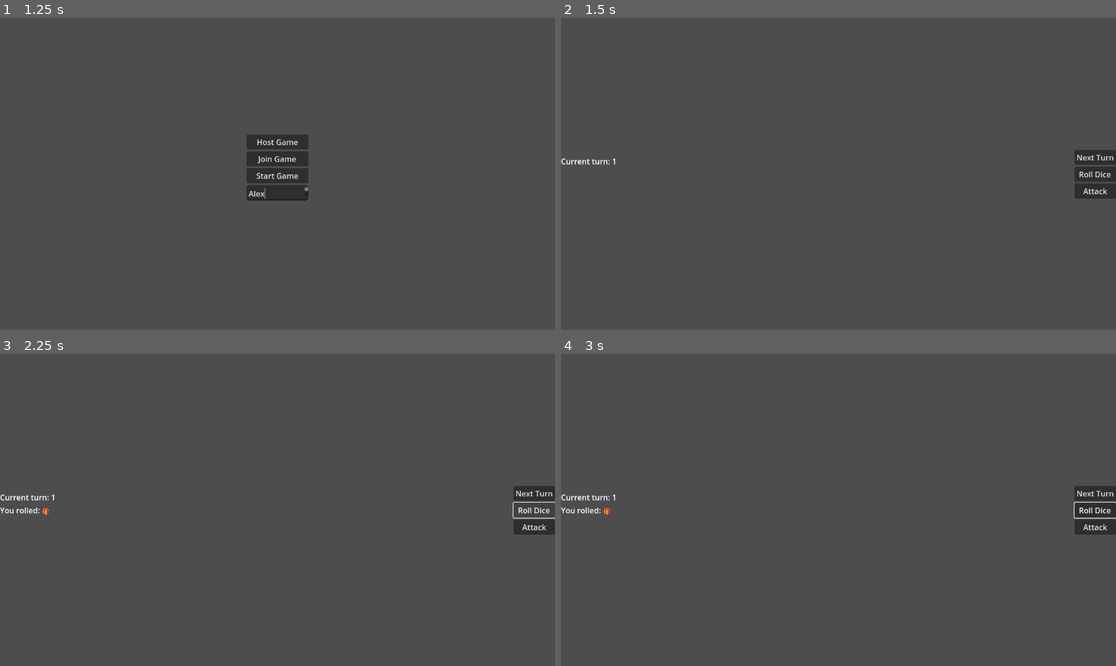
Above: before the commit, frames 1-4 (two rows, left to right).
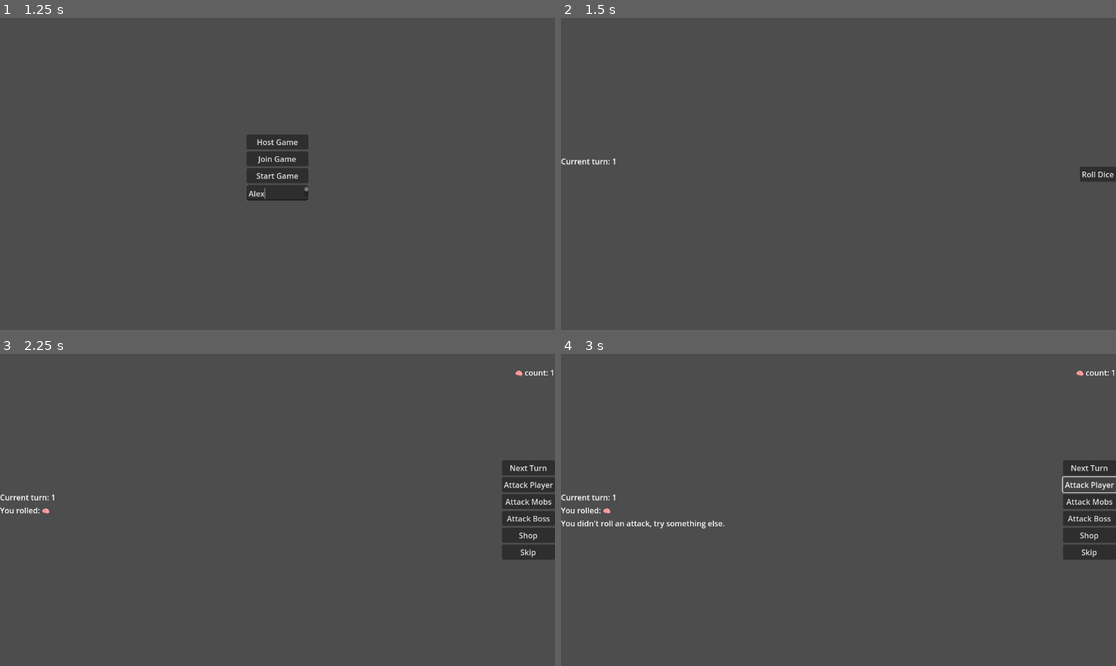
Above: after the commit, the same moments.

Repository: OliverKozul/DiceGame
Game: Godot game, scene res://Scenes/Lobby.tscn
Same seed, same stepped clock (60 frames per second), same inputs: the game is played once before the commit and once after it.
Inputs (mouse positions are in pixels of both pictures, inside the frame that each line leads up to):
- Up to frame 1 (1.25 s): click (277, 192) at 0.52 s; type "Alex" at 0.6 s
- Up to frame 2 (1.5 s): click "Start Game" at 1.25 s
- Up to frame 3 (2.25 s): click "Roll Dice" at 2 s
- Up to frame 4 (3 s): click (1088, 485) at 2.75 s, where only the run after the commit has a clickable "Attack Player"

Frame 1 is identical in both runs. In frame 2, 0.8% of the frame differs, in the area x 92-100%, y 42-58%; in frame 3, 2.0%; in frame 4, 2.2%, in the area x 0-100%, y 5-66%.

Commit message:
Added shop and improved UI

Diff:
--- /dev/null
+++ b/Scenes/ActionButtons.tscn
@@ -0,0 +1,41 @@
+[gd_scene format=3 uid="uid://dnynslgks7nch"]
+
+[node name="ActionButtons" type="VBoxContainer"]
+offset_right = 40.0
+offset_bottom = 40.0
+
+[node name="NextTurnButton" type="Button" parent="."]
+unique_name_in_owner = true
+layout_mode = 2
+text = "Next Turn"
+metadata/_edit_use_anchors_ = true
+
+[node name="AttackPlayerButton" type="Button" parent="."]
+unique_name_in_owner = true
+layout_mode = 2
+text = "Attack Player"
+metadata/_edit_use_anchors_ = true
+
+[node name="AttackMobsButton" type="Button" parent="."]
+unique_name_in_owner = true
+layout_mode = 2
+text = "Attack Mobs"
+metadata/_edit_use_anchors_ = true
+
+[node name="AttackBossButton" type="Button" parent="."]
+unique_name_in_owner = true
+layout_mode = 2
+text = "Attack Boss"
+metadata/_edit_use_anchors_ = true
+
+[node name="ShopButton" type="Button" parent="."]
+unique_name_in_owner = true
+layout_mode = 2
+text = "Shop"
+metadata/_edit_use_anchors_ = true
+
+[node name="SkipButton" type="Button" parent="."]
+unique_name_in_owner = true
+layout_mode = 2
+text = "Skip"
+metadata/_edit_use_anchors_ = true
--- a/Scenes/PlayerUI.tscn
+++ b/Scenes/PlayerUI.tscn
@@ -1,6 +1,9 @@
-[gd_scene load_steps=2 format=3 uid="uid://bhlswt6avrv2v"]
+[gd_scene load_steps=5 format=3 uid="uid://bhlswt6avrv2v"]
 
-[ext_resource type="Script" path="res://Scripts/DiceButton.gd" id="1_vb3xm"]
+[ext_resource type="Script" path="res://Scripts/PlayerUI.gd" id="1_vb3xm"]
+[ext_resource type="PackedScene" uid="uid://dnynslgks7nch" path="res://Scenes/ActionButtons.tscn" id="2_85jde"]
+[ext_resource type="Script" path="res://Scripts/ActionButtons.gd" id="3_7xtpr"]
+[ext_resource type="PackedScene" uid="uid://dxc0t67il66w8" path="res://Scenes/Shop.tscn" id="4_0jo41"]
 
 [node name="Control" type="Control"]
 layout_mode = 3
@@ -13,14 +16,21 @@
 [node name="UI" type="CanvasLayer" parent="."]
 script = ExtResource("1_vb3xm")
 
-[node name="GoldLabel" type="Label" parent="UI"]
-unique_name_in_owner = true
+[node name="VBoxContainer" type="VBoxContainer" parent="UI"]
 anchors_preset = 1
 anchor_left = 1.0
 anchor_right = 1.0
 offset_left = -40.0
-offset_bottom = 23.0
+offset_bottom = 50.0
 grow_horizontal = 0
+
+[node name="GoldLabel" type="Label" parent="UI/VBoxContainer"]
+unique_name_in_owner = true
+layout_mode = 2
+
+[node name="CunningLabel" type="Label" parent="UI/VBoxContainer"]
+unique_name_in_owner = true
+layout_mode = 2
 
 [node name="LabelMarginContainer" type="MarginContainer" parent="UI"]
 anchors_preset = 4
@@ -44,7 +54,7 @@
 layout_mode = 2
 metadata/_edit_use_anchors_ = true
 
-[node name="AttackLabel" type="Label" parent="UI/LabelMarginContainer/LabelVBoxContainer"]
+[node name="ActionLabel" type="Label" parent="UI/LabelMarginContainer/LabelVBoxContainer"]
 unique_name_in_owner = true
 layout_mode = 2
 metadata/_edit_use_anchors_ = true
@@ -55,7 +65,7 @@
 anchor_top = 0.5
 anchor_right = 1.0
 anchor_bottom = 0.5
-offset_left = -40.0
+offset_left = -75.0
 offset_top = -20.0
 offset_bottom = 20.0
 grow_horizontal = 0
@@ -65,20 +75,17 @@
 layout_mode = 2
 size_flags_vertical = 8
 
-[node name="NextTurnButton" type="Button" parent="UI/ButtonMarginContainer/ButtonVBoxContainer"]
-unique_name_in_owner = true
-layout_mode = 2
-text = "Next Turn"
-metadata/_edit_use_anchors_ = true
-
 [node name="RollButton" type="Button" parent="UI/ButtonMarginContainer/ButtonVBoxContainer"]
 unique_name_in_owner = true
 layout_mode = 2
 text = "Roll Dice"
 metadata/_edit_use_anchors_ = true
 
-[node name="AttackButton" type="Button" parent="UI/ButtonMarginContainer/ButtonVBoxContainer"]
+[node name="ActionButtons" parent="UI/ButtonMarginContainer/ButtonVBoxContainer" instance=ExtResource("2_85jde")]
 unique_name_in_owner = true
 layout_mode = 2
-text = "Attack"
-metadata/_edit_use_anchors_ = true
+script = ExtResource("3_7xtpr")
+
+[node name="Shop" parent="UI" instance=ExtResource("4_0jo41")]
+unique_name_in_owner = true
+z_index = 1
--- /dev/null
+++ b/Scenes/Shop.tscn
@@ -0,0 +1,63 @@
+[gd_scene load_steps=2 format=3 uid="uid://dxc0t67il66w8"]
+
+[ext_resource type="Script" path="res://Scripts/Shop.gd" id="1_r4a8o"]
+
+[node name="Shop" type="Panel"]
+visible = false
+anchors_preset = 15
+anchor_right = 1.0
+anchor_bottom = 1.0
+grow_horizontal = 2
+grow_vertical = 2
+script = ExtResource("1_r4a8o")
+
+[node name="MarginContainer" type="MarginContainer" parent="."]
+layout_mode = 1
+anchors_preset = 15
+anchor_right = 1.0
+anchor_bottom = 1.0
+grow_horizontal = 2
+grow_vertical = 2
+theme_override_constants/margin_left = 256
+theme_override_constants/margin_top = 256
+theme_override_constants/margin_right = 256
+theme_override_constants/margin_bottom = 256
+
+[node name="VBoxContainer" type="VBoxContainer" parent="MarginContainer"]
+layout_mode = 2
+
+[node name="UpgradeAttackButton" type="Button" parent="MarginContainer/VBoxContainer"]
+unique_name_in_owner = true
+layout_mode = 2
+text = "Upgrade Attack Faces (1 💰)"
+
+[node name="UpgradeGoldButton" type="Button" parent="MarginContainer/VBoxContainer"]
+unique_name_in_owner = true
+layout_mode = 2
+text = "Upgrade Gold Faces (1 💰)"
+
+[node name="UpgradeCunningButton" type="Button" parent="MarginContainer/VBoxContainer"]
+unique_name_in_owner = true
+layout_mode = 2
+text = "Upgrade Cunning Faces (1 💰)"
+
+[node name="MarginContainer2" type="MarginContainer" parent="."]
+layout_mode = 1
+anchors_preset = 1
+anchor_left = 1.0
+anchor_right = 1.0
+offset_left = -40.0
+offset_bottom = 40.0
+grow_horizontal = 0
+theme_override_constants/margin_left = 16
+theme_override_constants/margin_top = 16
+theme_override_constants/margin_right = 16
+theme_override_constants/margin_bottom = 16
+
+[node name="VBoxContainer" type="VBoxContainer" parent="MarginContainer2"]
+layout_mode = 2
+
+[node name="ExitButton" type="Button" parent="MarginContainer2/VBoxContainer"]
+unique_name_in_owner = true
+layout_mode = 2
+text = "Exit"
--- /dev/null
+++ b/Scripts/ActionButtons.gd
@@ -0,0 +1,18 @@
+extends Control
+
+
+@onready var next_turn_button = %NextTurnButton
+@onready var attack_player_button = %AttackPlayerButton
+@onready var attack_mobs_button = %AttackMobsButton
+@onready var attack_boss_button = %AttackBossButton
+@onready var shop_button = %ShopButton
+@onready var skip_button = %SkipButton
+
+
+# Called when the node enters the scene tree for the first time.
+func _ready() -> void:
+	pass # Replace with function body.
+
+# Called every frame. 'delta' is the elapsed time since the previous frame.
+func _process(_delta: float) -> void:
+	pass
--- a/Scripts/DiceButton.gd
+++ /dev/null
@@ -1,92 +0,0 @@
-extends CanvasLayer
-
-@onready var next_turn_button = %NextTurnButton
-@onready var roll_button = %RollButton
-@onready var attack_button = %AttackButton
-
-@onready var turn_label = %TurnLabel
-@onready var roll_result_label = %RollResultLabel
-@onready var attack_label = %AttackLabel
-@onready var gold_label = %GoldLabel
-
-var die_faces = ["⚔", "⚔", "💰", "💰", "🎁", "🎁"]
-var gold_count : int = 0
-
-func _ready():
-	roll_button.pressed.connect(_on_roll_button_pressed)
-	next_turn_button.pressed.connect(_on_next_turn_button_pressed)
-	attack_button.pressed.connect(_on_attack_button_pressed)
-
-	if multiplayer.is_server():
-		Global.current_turn = 1
-		turn_label.text = "Current turn: 1"
-	else:
-		rpc_id(1, "request_turn_sync")
-
-### **Player Rolls**
-@rpc("any_peer", "call_local")
-func _on_roll_button_pressed():
-	var player_id = multiplayer.get_unique_id()
-
-	# Prevent rolling more than once per turn
-	if Global.players_rolled.get(player_id, false):
-		print("You already rolled this turn!")
-		return
-
-	var roll_result = die_faces[randi() % die_faces.size()]
-	roll_result_label.text = "You rolled: " + roll_result
-
-	if roll_result == "💰":
-		gold_count += 1
-		gold_label.text = "💰 count: " + str(gold_count)
-
-	Global.players_rolled[player_id] = true  # Mark as rolled
-
-	# Send result to all players
-	rpc("sync_roll_result", player_id, roll_result)
-
-### **Sync Roll Result for Everyone**
-@rpc("any_peer", "call_local")
-func sync_roll_result(player_id, roll_result):
-	Global.players_rolled[player_id] = true
-	print(Global.current_turn, ". turn, Player %s rolled: %s" % [player_id, roll_result])
-
-### **Check if All Players Have Rolled**
-func check_all_players_rolled():
-	var all_players = multiplayer.get_peers()
-	all_players.append(multiplayer.get_unique_id())  # Include the host in the list
-
-	var all_rolled = true
-	for id in all_players:
-		if not Global.players_rolled.get(id, false):
-			all_rolled = false
-			break
-
-	return all_rolled
-
-### **Next Phase (Only Host Can Trigger)**
-@rpc("authority", "call_local")
-func _on_next_turn_button_pressed():
-	if multiplayer.is_server() and check_all_players_rolled():
-		Global.current_turn += 1
-		rpc("sync_turn", Global.current_turn)
-
-@rpc("any_peer", "call_local")
-func sync_turn(new_turn):
-	Global.players_rolled.clear()
-	Global.current_turn = new_turn
-	turn_label.text = "Current turn: " + str(Global.current_turn)
-
-### **Attack System**
-@rpc("any_peer", "call_local")
-func _on_attack_button_pressed():
-	if roll_result_label.text.contains("⚔"):
-		attack_label.text = "You killed the enemy."
-	else:
-		attack_label.text = "You didn't roll an attack, try something else."
-
-### **Request Turn Sync (For Late Joiners)**
-@rpc("any_peer", "call_local")
-func request_turn_sync():
-	if multiplayer.is_server():
-		rpc_id(multiplayer.get_remote_sender_id(), "sync_turn", Global.current_turn)
--- a/Scripts/Globals/Global.gd
+++ b/Scripts/Globals/Global.gd
@@ -2,3 +2,4 @@
 
 var current_turn: int = 0
 var players_rolled = {}  # Stores whether each player has rolled
+var players_acted = {}  # Stores whether each player has acted
--- /dev/null
+++ b/Scripts/PlayerUI.gd
@@ -0,0 +1,255 @@
+extends CanvasLayer
+
+@onready var roll_button = %RollButton
+@onready var action_buttons = %ActionButtons
+
+@onready var turn_label = %TurnLabel
+@onready var roll_result_label = %RollResultLabel
+@onready var action_label = %ActionLabel
+@onready var gold_label = %GoldLabel
+@onready var cunning_label = %CunningLabel  # Add a label for Cunning
+
+@onready var shop = %Shop
+
+var die_faces = ["⚔", "⚔", "💰", "💰", "🧠", "🧠"]
+var gold_count : int = 0
+var cunning_count : int = 0  # New variable to track Cunning
+var current_phase = "roll"  # New variable to track the current phase
+
+func _ready():
+	roll_button.pressed.connect(_on_roll_button_pressed)
+	action_buttons.next_turn_button.pressed.connect(_on_next_turn_button_pressed)
+	action_buttons.attack_player_button.pressed.connect(_on_attack_player_button_pressed)
+	action_buttons.attack_mobs_button.pressed.connect(_on_attack_mobs_button_pressed)
+	action_buttons.attack_boss_button.pressed.connect(_on_attack_boss_button_pressed)
+	action_buttons.shop_button.pressed.connect(_on_shop_button_pressed)
+	action_buttons.skip_button.pressed.connect(_on_skip_button_pressed)
+
+	# Hide action buttons initially
+	_hide_action_buttons()
+
+	if multiplayer.is_server():
+		Global.current_turn = 1
+		turn_label.text = "Current turn: 1"
+	else:
+		rpc_id(1, "request_turn_sync")
+
+### **Player Rolls**
+@rpc("any_peer", "call_local")
+func _on_roll_button_pressed():
+	if current_phase != "roll":
+		print("It's not the roll phase!")
+		return
+
+	var player_id = multiplayer.get_unique_id()
+
+	# Prevent rolling more than once per turn
+	if Global.players_rolled.get(player_id, false):
+		print("You already rolled this turn!")
+		return
+
+	var roll_result = die_faces[randi() % die_faces.size()]
+	roll_result_label.text = "You rolled: " + roll_result
+
+	if roll_result == "💰":
+		gold_count += 1
+		gold_label.text = "💰 count: " + str(gold_count)
+	elif roll_result == "🧠":
+		cunning_count += 1
+		cunning_label.text = "🧠 count: " + str(cunning_count)
+
+	Global.players_rolled[player_id] = true  # Mark as rolled
+
+	# Send result to all players
+	rpc("sync_roll_result", player_id, roll_result)
+
+	# Check if all players have rolled
+	if check_all_players_rolled():
+		current_phase = "action"  # Transition to action phase
+		print("All players have rolled. Transitioning to action phase.")
+		_show_action_buttons()
+
+### **Sync Roll Result for Everyone**
+@rpc("any_peer", "call_local")
+func sync_roll_result(player_id, roll_result):
+	Global.players_rolled[player_id] = true
+	print(Global.current_turn, ". turn, Player %s rolled: %s" % [player_id, roll_result])
+
+### **Check if All Players Have Rolled**
+func check_all_players_rolled():
+	var all_players = multiplayer.get_peers()
+	all_players.append(multiplayer.get_unique_id())  # Include the host in the list
+
+	var all_rolled = true
+	for id in all_players:
+		if not Global.players_rolled.get(id, false):
+			all_rolled = false
+			break
+
+	return all_rolled
+
+### **Check if All Players Have Performed an Action**
+func check_all_players_acted():
+	var all_players = multiplayer.get_peers()
+	all_players.append(multiplayer.get_unique_id())  # Include the host in the list
+
+	var all_acted = true
+	for id in all_players:
+		if not Global.players_acted.get(id, false):
+			all_acted = false
+			break
+
+	return all_acted
+
+### **Next Phase (Only Host Can Trigger)**
+@rpc("authority", "call_local")
+func _on_next_turn_button_pressed():
+	if multiplayer.is_server():
+		if current_phase != "action":
+			print("Cannot transition to next turn. It's not the action phase!")
+			return
+
+		if not check_all_players_acted():
+			print("Not all players have performed an action!")
+			return
+
+		Global.current_turn += 1
+		rpc("sync_turn", Global.current_turn)
+		current_phase = "roll"  # Reset to roll phase for the next turn
+		Global.players_acted.clear()  # Clear actions for the next turn
+		print("Turn ", Global.current_turn)
+		_hide_action_buttons()
+
+@rpc("any_peer", "call_local")
+func sync_turn(new_turn):
+	Global.players_rolled.clear()
+	Global.current_turn = new_turn
+	turn_label.text = "Current turn: " + str(Global.current_turn)
+
+### **Attack Player**
+@rpc("any_peer", "call_local")
+func _on_attack_player_button_pressed():
+	if current_phase != "action":
+		print("It's not the action phase!")
+		return
+
+	var player_id = multiplayer.get_unique_id()
+
+	# Prevent performing action more than once per turn
+	if Global.players_acted.get(player_id, false):
+		print("You already performed an action this turn!")
+		return
+
+	if roll_result_label.text.contains("⚔"):
+		action_label.text = "You attacked another player."
+		Global.players_acted[player_id] = true  # Mark as acted
+	else:
+		action_label.text = "You didn't roll an attack, try something else."
+
+### **Attack Mobs**
+@rpc("any_peer", "call_local")
+func _on_attack_mobs_button_pressed():
+	if current_phase != "action":
+		print("It's not the action phase!")
+		return
+
+	var player_id = multiplayer.get_unique_id()
+
+	# Prevent performing action more than once per turn
+	if Global.players_acted.get(player_id, false):
+		print("You already performed an action this turn!")
+		return
+
+	if roll_result_label.text.contains("⚔"):
+		action_label.text = "You attacked a mob."
+		Global.players_acted[player_id] = true  # Mark as acted
+	else:
+		action_label.text = "You didn't roll an attack, try something else."
+
+### **Attack Boss**
+@rpc("any_peer", "call_local")
+func _on_attack_boss_button_pressed():
+	if current_phase != "action":
+		print("It's not the action phase!")
+		return
+
+	var player_id = multiplayer.get_unique_id()
+
+	# Prevent performing action more than once per turn
+	if Global.players_acted.get(player_id, false):
+		print("You already performed an action this turn!")
+		return
+
+	if roll_result_label.text.contains("⚔"):
+		action_label.text = "You attacked the boss."
+		Global.players_acted[player_id] = true  # Mark as acted
+	else:
+		action_label.text = "You didn't roll an attack, try something else."
+
+### **Shop**
+@rpc("any_peer", "call_local")
+func _on_shop_button_pressed():
+	if current_phase != "action":
+		print("It's not the action phase!")
+		return
+
+	var player_id = multiplayer.get_unique_id()
+
+	# Prevent performing action more than once per turn
+	if Global.players_acted.get(player_id, false):
+		print("You already performed an action this turn!")
+		return
+
+	shop.show()
+	Global.players_acted[player_id] = true  # Mark as acted
+
+	#if gold_count > 0:
+		#gold_count -= 1
+		#gold_label.text = "💰 count: " + str(gold_count)
+		#action_label.text = "You bought an item."
+		#Global.players_acted[player_id] = true  # Mark as acted
+	#else:
+		#action_label.text = "Not enough gold to buy an item."
+
+### **Skip**
+@rpc("any_peer", "call_local")
+func _on_skip_button_pressed():
+	if current_phase != "action":
+		print("It's not the action phase!")
+		return
+
+	var player_id = multiplayer.get_unique_id()
+
+	# Prevent performing action more than once per turn
+	if Global.players_acted.get(player_id, false):
+		print("You already performed an action this turn!")
+		return
+
+	Global.players_acted[player_id] = true  # Mark as acted
+	action_label.text = "Turn skipped."
+
+### **Request Turn Sync (For Late Joiners)**
+@rpc("any_peer", "call_local")
+func request_turn_sync():
+	if multiplayer.is_server():
+		rpc_id(multiplayer.get_remote_sender_id(), "sync_turn", Global.current_turn)
+
+### **Show Action Buttons**
+func _show_action_buttons():
+	roll_button.visible = false
+	action_buttons.next_turn_button.visible = true
+	action_buttons.attack_player_button.visible = true
+	action_buttons.attack_mobs_button.visible = true
+	action_buttons.attack_boss_button.visible = true
+	action_buttons.shop_button.visible = true
+	action_buttons.skip_button.visible = true
+
+### **Hide Action Buttons**
+func _hide_action_buttons():
+	roll_button.visible = true
+	action_buttons.next_turn_button.visible = false
+	action_buttons.attack_player_button.visible = false
+	action_buttons.attack_mobs_button.visible = false
+	action_buttons.attack_boss_button.visible = false
+	action_buttons.shop_button.visible = false
+	action_buttons.skip_button.visible = false
--- /dev/null
+++ b/Scripts/Shop.gd
@@ -0,0 +1,54 @@
+extends Panel
+
+@onready var upgrade_attack_button = %UpgradeAttackButton
+@onready var upgrade_gold_button = %UpgradeGoldButton
+@onready var upgrade_cunning_button = %UpgradeCunningButton
+@onready var exit_button = %ExitButton
+
+var player_ui : CanvasLayer
+
+signal shop_closed
+
+func _ready() -> void:
+	player_ui = get_parent()
+	upgrade_attack_button.pressed.connect(_on_upgrade_attack_button_pressed)
+	upgrade_gold_button.pressed.connect(_on_upgrade_gold_button_pressed)
+	upgrade_cunning_button.pressed.connect(_on_upgrade_cunning_button_pressed)
+	exit_button.pressed.connect(_on_exit_button_pressed)
+
+func _on_upgrade_attack_button_pressed():
+	if player_ui.gold_count > 0:
+		player_ui.gold_count -= 1
+		for i in range(player_ui.die_faces.size()):
+			if player_ui.die_faces[i] == "⚔":
+				player_ui.die_faces[i] = "⚔⚔"  # Increase potency
+		print("Attack dice upgraded!")
+		player_ui.gold_label.text = "💰 count: " + str(player_ui.gold_count)
+	else:
+		print("Not enough gold to upgrade attack dice.")
+
+func _on_upgrade_gold_button_pressed():
+	if player_ui.gold_count > 0:
+		player_ui.gold_count -= 1
+		for i in range(player_ui.die_faces.size()):
+			if player_ui.die_faces[i] == "💰":
+				player_ui.die_faces[i] = "💰💰"  # Increase potency
+		print("Gold dice upgraded!")
+		player_ui.gold_label.text = "💰 count: " + str(player_ui.gold_count)
+	else:
+		print("Not enough gold to upgrade gold dice.")
+
+func _on_upgrade_cunning_button_pressed():
+	if player_ui.gold_count > 0:
+		player_ui.gold_count -= 1
+		for i in range(player_ui.die_faces.size()):
+			if player_ui.die_faces[i] == "🧠":
+				player_ui.die_faces[i] = "🧠🧠"  # Increase potency
+		print("Cunning dice upgraded!")
+		player_ui.gold_label.text = "💰 count: " + str(player_ui.gold_count)
+	else:
+		print("Not enough gold to upgrade cunning dice.")
+
+func _on_exit_button_pressed():
+	emit_signal("shop_closed")
+	hide()
